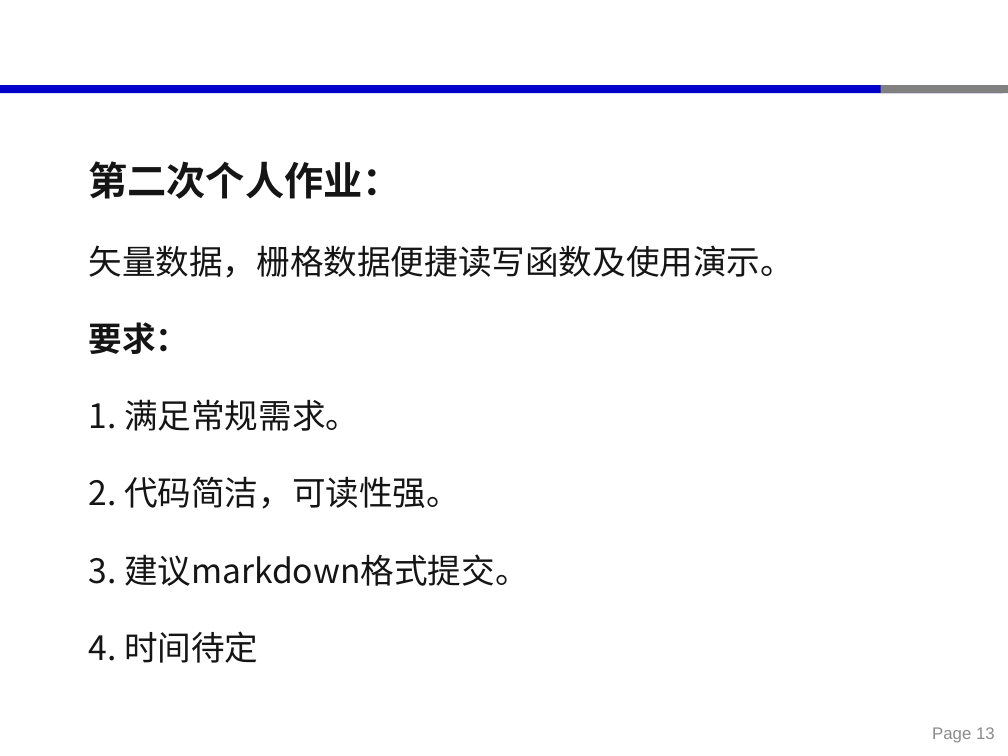
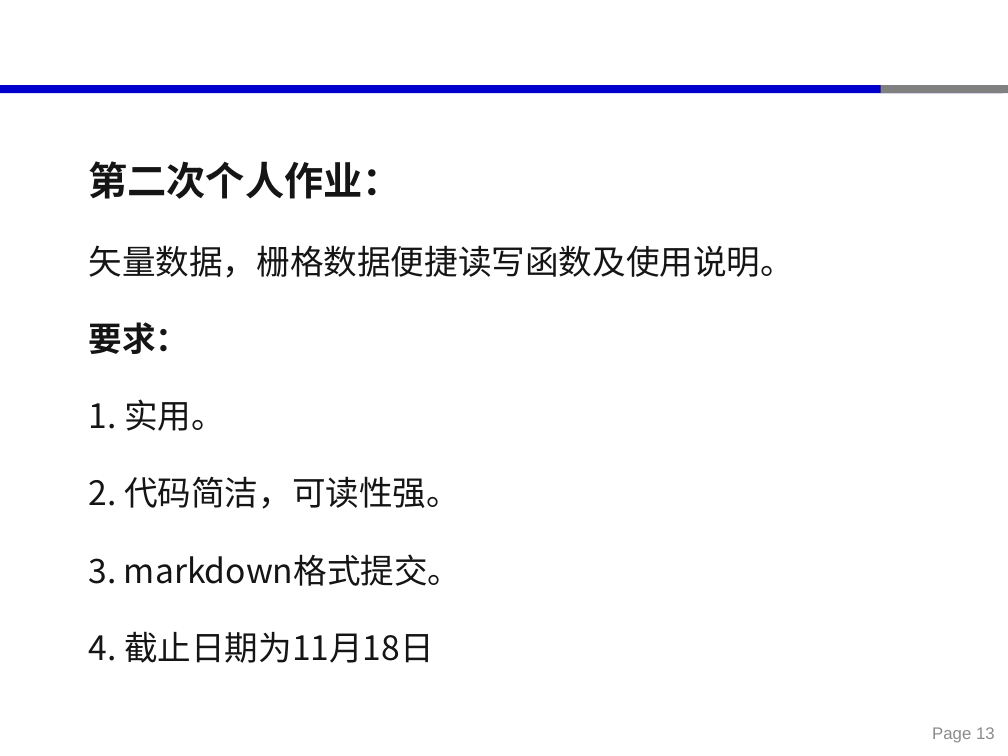
Before and after one commit to xinluo2018/open-source-gis-course, a slide deck: slide 13 of 第5章-栅格数据处理-6课时/第五章-栅格数据处理.pptx. Drawn at 1008x756 pixels with LibreOffice and Linux fonts; fonts in the diff are those of the drawing. Boxes give left, top, right and bottom in pixels: in the first picture for what was removed or moved away, otherwise in the second. Text is boxed around its words. In the diff, an @@ line names an element or a change of style, - is before the commit and + after.

```diff
--- a/第5章-栅格数据处理-6课时/第五章-栅格数据处理.pptx
+++ b/第5章-栅格数据处理-6课时/第五章-栅格数据处理.pptx
@@ text at box(89, 245, 795, 278): text changed @@
-矢量数据，栅格数据便捷读写函数及使用演示。
+矢量数据，栅格数据便捷读写函数及使用说明。
@@ text at box(89, 399, 225, 431): text changed @@
-1. 满足常规需求。
+1. 实用。
@@ text at box(89, 554, 462, 663): text changed @@
-3. 建议markdown格式提交。
-4. 时间待定
+3. markdown格式提交。
+4. 截止日期为11月18日
```
Also in this commit, not shown: 7 other files.
